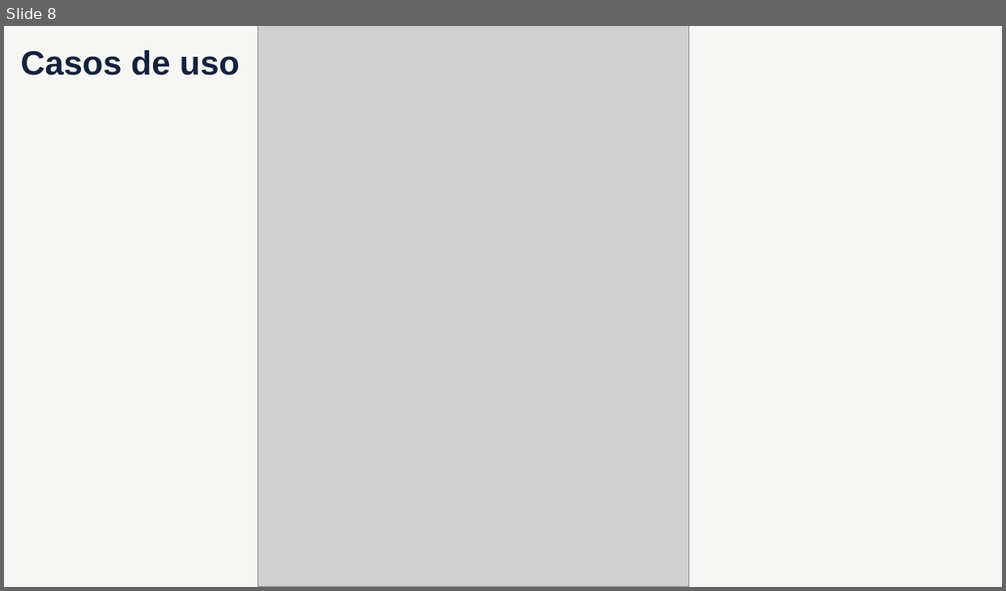
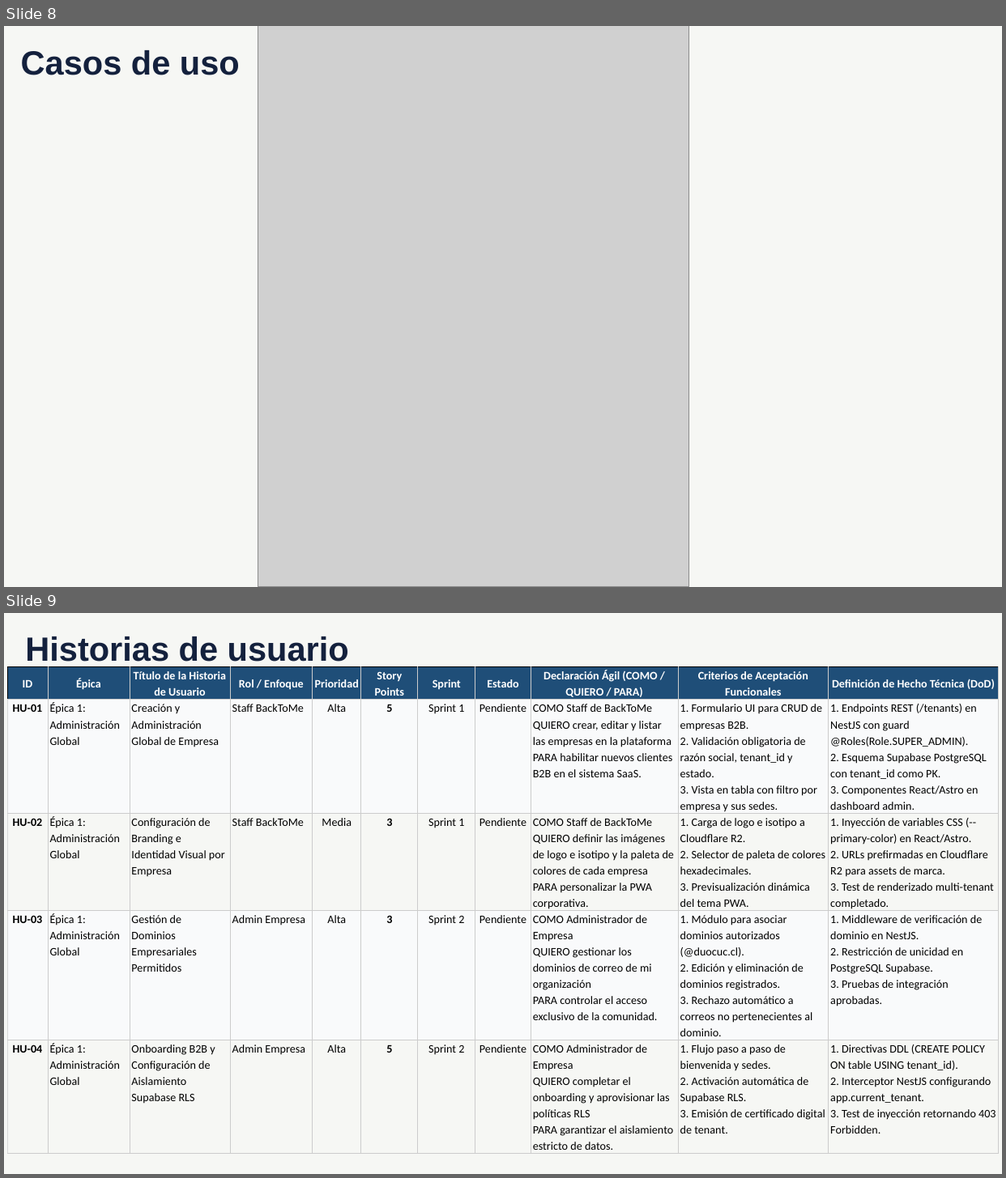
Before and after one commit to RisasDev/Capstone, a slide deck: AV_Aldo_Martinez_004D_BackToMe/Fase 2/Evidencias Proyecto/Presentación Proyecto.pptx. Shown one above the other, each under a label of ours: slide 8 before the commit, slides 8 and 9 after it. The pictures are 1006x591 and 1006x1178 pixels, drawn with LibreOffice and Linux fonts; fonts in the diff are those of the drawing; grey boxes stand for pictures. Boxes give left, top, right and bottom in pixels: in the first picture for what was removed or moved away, otherwise in the second. Text is boxed around its words. In the diff, an @@ line names an element or a change of style, - is before the commit and + after.

```diff
--- a/AV_Aldo_Martinez_004D_BackToMe/Fase 2/Evidencias Proyecto/Presentación Proyecto.pptx
+++ b/AV_Aldo_Martinez_004D_BackToMe/Fase 2/Evidencias Proyecto/Presentación Proyecto.pptx
@@ slide 9 added at [4,613,1002,1174], background #F6F7F4 @@
@@ title added at [25,636,349,667], 32.4 pt, text #14213D, bold @@
+Historias de usuario
@@ table added at [7,667,998,1153], 5 rows, 11 columns @@
+ID | Épica | Título de la Historia de Usuario | Rol / Enfoque | Prioridad | Story Points | Sprint | Estado | Declaración Ágil (COMO / QUIERO / PARA) | Criterios de Aceptación Funcionales | Definición de Hecho Técnica (DoD)
+HU-01 | Épica 1: Administración Global | Creación y Administración Global de Empresa | Staff BackToMe | Alta | 5 | Sprint 1 | Pendiente | COMO Staff de BackToMe / QUIERO crear, editar y listar las empresas en la plataforma / PARA habilitar nuevos clientes B2B en el sistema SaaS. | 1. Formulario UI para CRUD de empresas B2B. / 2. Validación obligatoria de razón social, tenant_id y estado. / 3. Vista en tabla con filtro por empresa y sus sedes. | 1. Endpoints REST (/tenants) en NestJS con guard @Roles(Role.SUPER_ADMIN). / 2. Esquema Supabase PostgreSQL con tenant_id como PK. / 3. Componentes React/Astro en dashboard admin.
+HU-02 | Épica 1: Administración Global | Configuración de Branding e Identidad Visual por Empresa | Staff BackToMe | Media | 3 | Sprint 1 | Pendiente | COMO Staff de BackToMe / QUIERO definir las imágenes de logo e isotipo y la paleta de colores de cada empresa / PARA personalizar la PWA corporativa. | 1. Carga de logo e isotipo a Cloudflare R2. / 2. Selector de paleta de colores hexadecimales. / 3. Previsualización dinámica del tema PWA. | 1. Inyección de variables CSS (--primary-color) en React/Astro. / 2. URLs prefirmadas en Cloudflare R2 para assets de marca. / 3. Test de renderizado multi-tenant completado.
+HU-03 | Épica 1: Administración Global | Gestión de Dominios Empresariales Permitidos | Admin Empresa | Alta | 3 | Sprint 2 | Pendiente | COMO Administrador de Empresa / QUIERO gestionar los dominios de correo de mi organización / PARA controlar el acceso exclusivo de la comunidad. | 1. Módulo para asociar dominios autorizados (@duocuc.cl). / 2. Edición y eliminación de dominios registrados. / 3. Rechazo automático a correos no pertenecientes al dominio. | 1. Middleware de verificación de dominio en NestJS. / 2. Restricción de unicidad en PostgreSQL Supabase. / 3. Pruebas de integración aprobadas.
+HU-04 | Épica 1: Administración Global | Onboarding B2B y Configuración de Aislamiento Supabase RLS | Admin Empresa | Alta | 5 | Sprint 2 | Pendiente | COMO Administrador de Empresa / QUIERO completar el onboarding y aprovisionar las políticas RLS / PARA garantizar el aislamiento estricto de datos. | 1. Flujo paso a paso de bienvenida y sedes. / 2. Activación automática de Supabase RLS. / 3. Emisión de certificado digital de tenant. | 1. Directivas DDL (CREATE POLICY ON table USING tenant_id). / 2. Interceptor NestJS configurando app.current_tenant. / 3. Test de inyección retornando 403 Forbidden.
```
Also in this commit, not shown: 1 slide removed.
